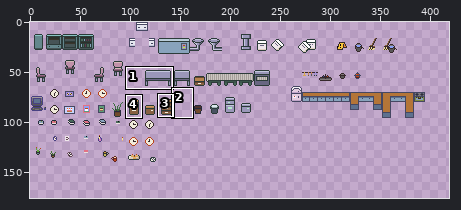
Sprite sheet, stored at Assets/Resources/Art/Tiles/Factory/Decorations/Factory Decorations.png. The first picture is a wide view before the edit; the outline marks the close-up.
Close-up. The starting point:
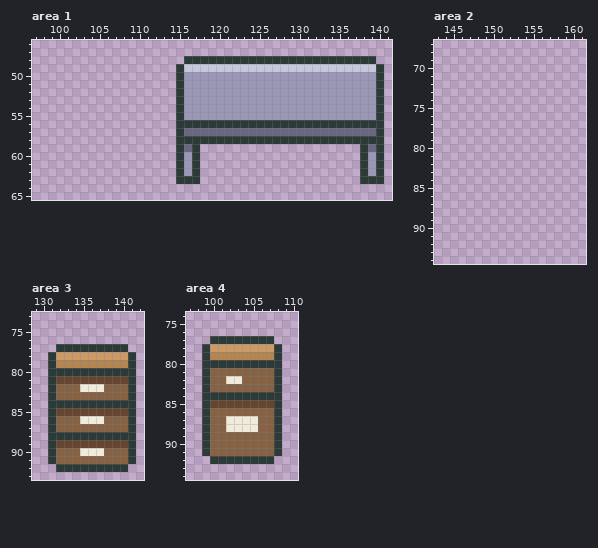
The file is 400x144 pixels. Colours within 5 levels of each other are drawn and written as one. Shown: area 1: x 97..141, y 46..65; area 2: x 143..161, y 67..94; area 3: x 129..142, y 73..93; area 4: x 97..110, y 74..94. The old version is drawn lined up with the new one, on the new canvas. The wide view leaves out empty margins. The commit also changed other parts of the picture, which this record leaves out.
Once edited:
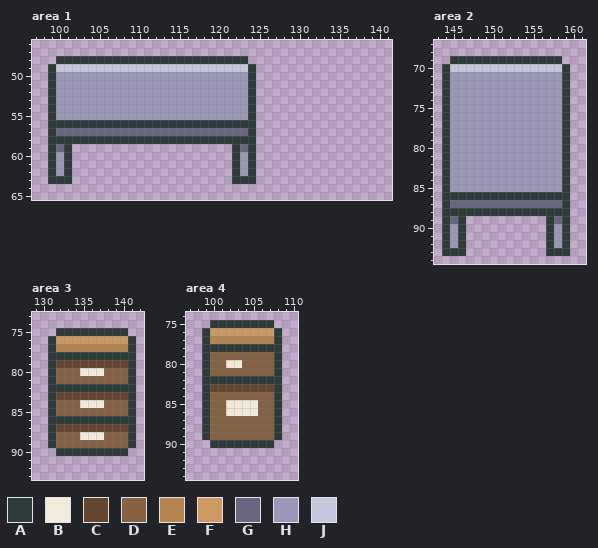
Palette (. is transparent): A #2c3b39  B #f1ebdb  C #65452d  D #876142  E #b6844f  F #ce9a63  G #696682  H #9a97b9  J #c5c7dd
From old to new:
canvas 400x144 -> 515x294
--- area 1
@@ x 97..141 @@
 47 .............................................
-48 ...................AAAAAAAAAAAAAAAAAAAAAAAA..
-49 ..................AJJJJJJJJJJJJJJJJJJJJJJJJA.
-50 ..................AHHHHHHHHHHHHHHHHHHHHHHHHA.
-51 ..................AHHHHHHHHHHHHHHHHHHHHHHHHA.
-52 ..................AHHHHHHHHHHHHHHHHHHHHHHHHA.
-53 ..................AHHHHHHHHHHHHHHHHHHHHHHHHA.
-54 ..................AHHHHHHHHHHHHHHHHHHHHHHHHA.
-55 ..................AHHHHHHHHHHHHHHHHHHHHHHHHA.
-56 ..................AAAAAAAAAAAAAAAAAAAAAAAAAA.
-57 ..................AGGGGGGGGGGGGGGGGGGGGGGGGA.
-58 ..................AAAAAAAAAAAAAAAAAAAAAAAAAA.
-59 ..................AGA....................AGA.
-60 ..................AHA....................AHA.
-61 ..................AHA....................AHA.
-62 ..................AHA....................AHA.
-63 ..................AAA....................AAA.
+48 ...AAAAAAAAAAAAAAAAAAAAAAAA..................
+49 ..AJJJJJJJJJJJJJJJJJJJJJJJJA.................
+50 ..AHHHHHHHHHHHHHHHHHHHHHHHHA.................
+51 ..AHHHHHHHHHHHHHHHHHHHHHHHHA.................
+52 ..AHHHHHHHHHHHHHHHHHHHHHHHHA.................
+53 ..AHHHHHHHHHHHHHHHHHHHHHHHHA.................
+54 ..AHHHHHHHHHHHHHHHHHHHHHHHHA.................
+55 ..AHHHHHHHHHHHHHHHHHHHHHHHHA.................
+56 ..AAAAAAAAAAAAAAAAAAAAAAAAAA.................
+57 ..AGGGGGGGGGGGGGGGGGGGGGGGGA.................
+58 ..AAAAAAAAAAAAAAAAAAAAAAAAAA.................
+59 ..AGA....................AGA.................
+60 ..AHA....................AHA.................
+61 ..AHA....................AHA.................
+62 ..AHA....................AHA.................
+63 ..AAA....................AAA.................
 64 .............................................
--- area 2
@@ x 143..161 @@
 68 ...................
-69 ...................
-70 ...................
-71 ...................
-72 ...................
-73 ...................
-74 ...................
-75 ...................
-76 ...................
-77 ...................
-78 ...................
-79 ...................
-80 ...................
-81 ...................
-82 ...................
-83 ...................
-84 ...................
-85 ...................
-86 ...................
-87 ...................
-88 ...................
-89 ...................
-90 ...................
-91 ...................
-92 ...................
-93 ...................
+69 ..AAAAAAAAAAAAAA...
+70 .AJJJJJJJJJJJJJJA..
+71 .AHHHHHHHHHHHHHHA..
+72 .AHHHHHHHHHHHHHHA..
+73 .AHHHHHHHHHHHHHHA..
+74 .AHHHHHHHHHHHHHHA..
+75 .AHHHHHHHHHHHHHHA..
+76 .AHHHHHHHHHHHHHHA..
+77 .AHHHHHHHHHHHHHHA..
+78 .AHHHHHHHHHHHHHHA..
+79 .AHHHHHHHHHHHHHHA..
+80 .AHHHHHHHHHHHHHHA..
+81 .AHHHHHHHHHHHHHHA..
+82 .AHHHHHHHHHHHHHHA..
+83 .AHHHHHHHHHHHHHHA..
+84 .AHHHHHHHHHHHHHHA..
+85 .AHHHHHHHHHHHHHHA..
+86 .AAAAAAAAAAAAAAAA..
+87 .AGGGGGGGGGGGGGGA..
+88 .AAAAAAAAAAAAAAAA..
+89 .AGA..........AGA..
+90 .AHA..........AHA..
+91 .AHA..........AHA..
+92 .AHA..........AHA..
+93 .AAA..........AAA..
 94 ...................
--- area 3
@@ x 129..142 @@
 74 ..............
-75 ..............
-76 ..............
-77 ...AAAAAAAAA..
-78 ..AFFFFFFFFFA.
-79 ..AEEEEEEEEEA.
-80 ..AAAAAAAAAAA.
-81 ..ACCCCCCCCCA.
-82 ..ADDDBBBDDDA.
-83 ..ADDDDDDDDDA.
-84 ..AAAAAAAAAAA.
-85 ..ACCCCCCCCCA.
-86 ..ADDDBBBDDDA.
-87 ..ADDDDDDDDDA.
-88 ..AAAAAAAAAAA.
-89 ..ACCCCCCCCCA.
-90 ..ADDDBBBDDDA.
-91 ..ADDDDDDDDDA.
-92 ...AAAAAAAAA..
+75 ...AAAAAAAAA..
+76 ..AFFFFFFFFFA.
+77 ..AEEEEEEEEEA.
+78 ..AAAAAAAAAAA.
+79 ..ACCCCCCCCCA.
+80 ..ADDDBBBDDDA.
+81 ..ADDDDDDDDDA.
+82 ..AAAAAAAAAAA.
+83 ..ACCCCCCCCCA.
+84 ..ADDDBBBDDDA.
+85 ..ADDDDDDDDDA.
+86 ..AAAAAAAAAAA.
+87 ..ACCCCCCCCCA.
+88 ..ADDDBBBDDDA.
+89 ..ADDDDDDDDDA.
+90 ...AAAAAAAAA..
+91 ..............
+92 ..............
 93 ..............
--- area 4
@@ x 97..110 @@
 74 ..............
-75 ..............
-76 ..............
-77 ...AAAAAAAA...
-78 ..AFFFFFFFFA..
-79 ..AEEEEEEEEA..
-80 ..AAAAAAAAAA..
+75 ...AAAAAAAA...
+76 ..AFFFFFFFFA..
+77 ..AEEEEEEEEA..
+78 ..AAAAAAAAAA..
+79 ..ADDDDDDDDA..
+80 ..ADDBBDDDDA..
 81 ..ADDDDDDDDA..
-82 ..ADDBBDDDDA..
-83 ..ADDDDDDDDA..
-84 ..AAAAAAAAAA..
-85 ..ACCCCCCCCA..
-86 ..ADDDDDDDDA..
-87 ..ADDBBBBDDA..
-88 ..ADDBBBBDDA..
+82 ..AAAAAAAAAA..
+83 ..ACCCCCCCCA..
+84 ..ADDDDDDDDA..
+85 ..ADDBBBBDDA..
+86 ..ADDBBBBDDA..
+87 ..ADDDDDDDDA..
+88 ..ADDDDDDDDA..
 89 ..ADDDDDDDDA..
-90 ..ADDDDDDDDA..
-91 ..ADDDDDDDDA..
-92 ...AAAAAAAA...
+90 ...AAAAAAAA...
+91 ..............
+92 ..............
 93 ..............
Pixel boxes of the changes (left, top, right, bottom) in both close-ups:
changed: (48, 56, 200, 184)
changed: (232, 56, 384, 184)
added: (442, 56, 570, 256)
changed: (48, 328, 136, 472)
changed: (202, 320, 282, 464)
